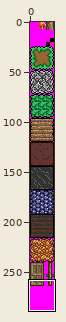
Two versions of one sprite sheet, gfx/tilemap.png. The first picture is a wide view before the edit; the outline marks the close-up.
Close-up. Earlier state:
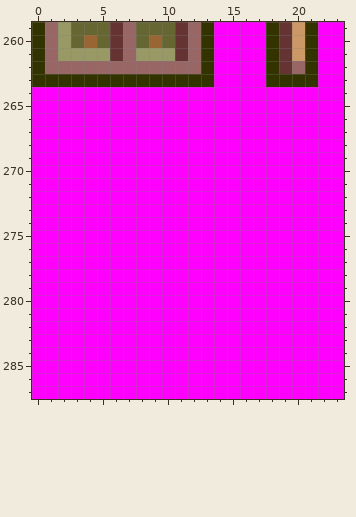
The file is 24x288 pixels. Shown: x 0..23, y 259..287.
Now the later version:
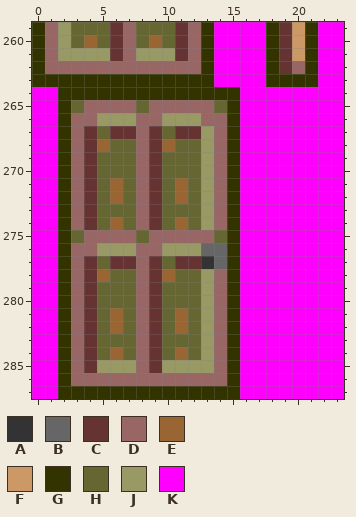
Palette (. is transparent): A #333333  B #666666  C #663333  D #996666  E #996633  F #cc9966  G #333300  H #666633  J #999966  K #ff00ff
Edits made:
@@ x 0..23 @@
 263 GGGGGGGGGGGGGGKKKKGGGGKK
-264 KKKKKKKKKKKKKKKKKKKKKKKK
-265 KKKKKKKKKKKKKKKKKKKKKKKK
-266 KKKKKKKKKKKKKKKKKKKKKKKK
-267 KKKKKKKKKKKKKKKKKKKKKKKK
-268 KKKKKKKKKKKKKKKKKKKKKKKK
-269 KKKKKKKKKKKKKKKKKKKKKKKK
-270 KKKKKKKKKKKKKKKKKKKKKKKK
-271 KKKKKKKKKKKKKKKKKKKKKKKK
-272 KKKKKKKKKKKKKKKKKKKKKKKK
-273 KKKKKKKKKKKKKKKKKKKKKKKK
-274 KKKKKKKKKKKKKKKKKKKKKKKK
-275 KKKKKKKKKKKKKKKKKKKKKKKK
-276 KKKKKKKKKKKKKKKKKKKKKKKK
-277 KKKKKKKKKKKKKKKKKKKKKKKK
-278 KKKKKKKKKKKKKKKKKKKKKKKK
-279 KKKKKKKKKKKKKKKKKKKKKKKK
-280 KKKKKKKKKKKKKKKKKKKKKKKK
-281 KKKKKKKKKKKKKKKKKKKKKKKK
-282 KKKKKKKKKKKKKKKKKKKKKKKK
-283 KKKKKKKKKKKKKKKKKKKKKKKK
-284 KKKKKKKKKKKKKKKKKKKKKKKK
-285 KKKKKKKKKKKKKKKKKKKKKKKK
-286 KKKKKKKKKKKKKKKKKKKKKKKK
-287 KKKKKKKKKKKKKKKKKKKKKKKK
+264 KKGGGGGGGGGGGGGGKKKKKKKK
+265 KKGHDDDDHDDDDDHGKKKKKKKK
+266 KKGDDJJJDDJJJDDGKKKKKKKK
+267 KKGDCHCCDCHCCJDGKKKKKKKK
+268 KKGDCEHHDCEHHJDGKKKKKKKK
+269 KKGDCHHHDCHHHJDGKKKKKKKK
+270 KKGDCHHHDCHHHJDGKKKKKKKK
+271 KKGDCHEHDCHEHJDGKKKKKKKK
+272 KKGDCHEHDCHEHJDGKKKKKKKK
+273 KKGDCHHHDCHHHJDGKKKKKKKK
+274 KKGDCHEHDCHEHJDGKKKKKKKK
+275 KKGHDDDDHDDDDDHGKKKKKKKK
+276 KKGDDJJJDDJJJBBGKKKKKKKK
+277 KKGDCHCCDCHCCABGKKKKKKKK
+278 KKGDCEHHDCEHHJDGKKKKKKKK
+279 KKGDCHHHDCHHHJDGKKKKKKKK
+280 KKGDCHHHDCHHHJDGKKKKKKKK
+281 KKGDCHEHDCHEHJDGKKKKKKKK
+282 KKGDCHEHDCHEHJDGKKKKKKKK
+283 KKGDCHHHDCHHHJDGKKKKKKKK
+284 KKGDCHEHDCHEHJDGKKKKKKKK
+285 KKGDCJJJDCJJJJDGKKKKKKKK
+286 KKGDDDDDDDDDDDDGKKKKKKKK
+287 KKGGGGGGGGGGGGGGKKKKKKKK
Boxes around the changes in both close-ups, in picture pixels (x1, y1, x2, y2):
changed: (58, 87, 240, 399)
